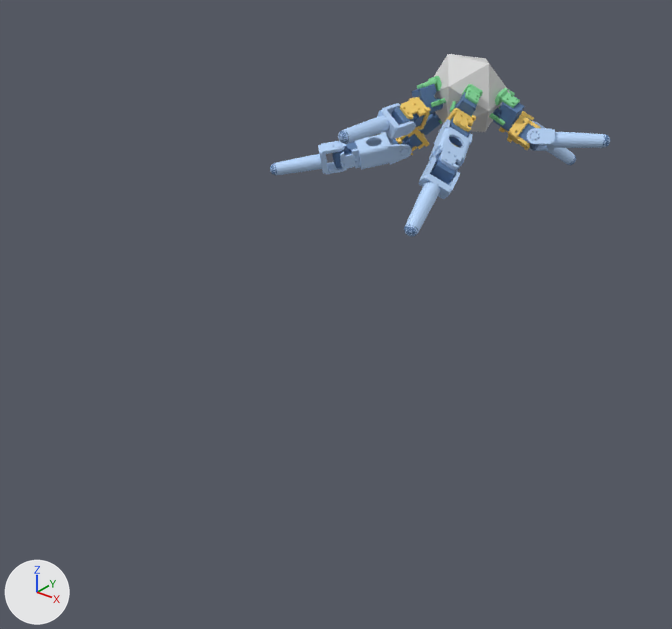
One commit to the glTF model models/mixed_fab.glb: the scene before it, then after it.
Before and after are seen from a camera (50 mm lens) standing at (-2.89, -3.889, 0.553) and looking at (-3.639, -2.953, -0.027). Lighting does not change. The marker at lower left points along +X, +Y and +Z. The picture after the commit comes second. Both versions are drawn at frame 441 of the action 'rough30'; the numbers are the values there.

Objects in the first picture: 'geom_0', 'geom_link_vis_0_1', 'geom_link_vis_0_2', 'geom_link_vis_15_1', 'geom_link_vis_4_1', 'geom_link_vis_7_1', 'geom_link_vis_7_2' and 23 more.
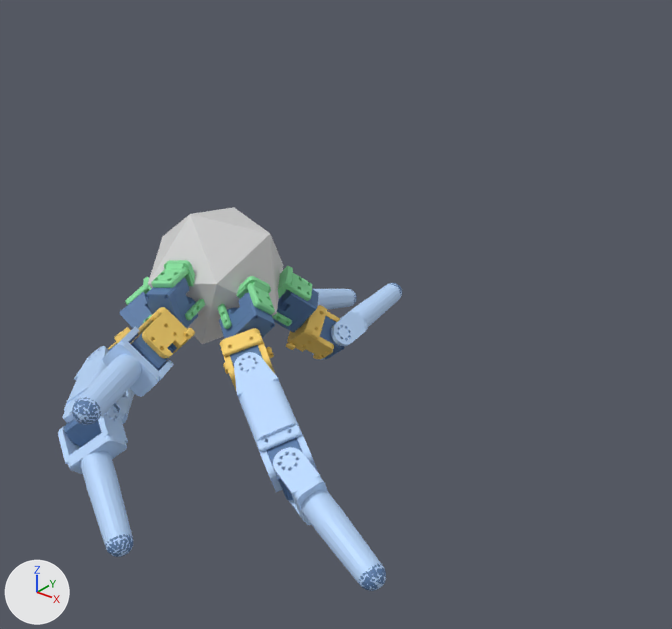
Not drawn themselves, but carrying or shaping drawn objects: ob_body, ob_leg_0, ob_seg_0_1, ob_seg_0_2, ob_leg_4, ob_seg_4_1, ob_leg_7, ob_seg_7_1, ob_seg_7_2, ob_leg_10, ob_seg_10_1, ob_leg_15, ob_seg_15_1.

Pixel boxes [x1, y1, x2, y2] of what changed, in the pictures (672 x 629 px):
'geom_0', moved, turned: before [434, 54, 510, 132]; after [148, 207, 283, 344]
'geom_link_vis_0_2', moved, turned: before [405, 156, 460, 236]; after [273, 447, 386, 591]
'geom_link_vis_7_2', moved, turned: before [270, 141, 347, 175]; after [58, 405, 133, 557]
'geom_link_vis_0_1', moved, turned: before [429, 119, 473, 171]; after [234, 352, 318, 492]
'geom_link_vis_4_1', moved, turned: before [338, 103, 416, 143]; after [73, 326, 174, 425]
'geom_link_vis_15_1', moved, turned: before [527, 128, 610, 151]; after [311, 283, 402, 360]
'geom_link_vis_7_1', moved, turned: before [340, 132, 412, 170]; after [62, 346, 135, 424]
'geom_link_vis_4_0', moved, turned: before [400, 97, 431, 130]; after [130, 307, 195, 359]
'geom_link_vis_15_0', moved, turned: before [507, 115, 541, 150]; after [286, 305, 340, 359]
'geom_motor_vis_4_0', moved, turned: before [411, 84, 442, 113]; after [145, 278, 198, 328]
'geom_motor_vis_15_0', moved, turned: before [493, 102, 524, 131]; after [273, 289, 319, 333]
'geom_link_vis_0_0', moved, turned: before [445, 108, 476, 146]; after [220, 328, 275, 392]
'geom_motor_vis_0_0', moved, turned: before [455, 92, 477, 116]; after [219, 292, 275, 339]
'geom_rootmount_4', moved, turned: before [417, 76, 446, 107]; after [151, 260, 205, 320]
'geom_rootmount_0', moved, turned: before [450, 84, 483, 117]; after [218, 276, 275, 329]
'geom_rootmount_15', moved, turned: before [490, 88, 520, 125]; after [272, 266, 312, 326]
'geom_link_vis_10_1', moved, turned: before [532, 121, 576, 165]; after [313, 289, 356, 309]
'geom_motor_vis_7_2', moved, turned: before [332, 141, 357, 169]; after [64, 404, 120, 448]
'geom_motor_vis_7_0', moved, turned: before [419, 112, 440, 135]; after [119, 292, 151, 328]
'geom_motor_vis_4_1', moved, turned: before [392, 107, 424, 127]; after [129, 332, 177, 371]
'geom_motor_vis_0_2', moved, turned: before [430, 153, 458, 184]; after [267, 438, 303, 500]
'geom_motor_vis_15_1', moved, turned: before [516, 122, 539, 151]; after [320, 316, 345, 359]
'geom_foot_vis_4', moved, turned: before [338, 131, 349, 144]; after [72, 397, 101, 425]
'geom_foot_vis_0', moved, turned: before [404, 224, 419, 237]; after [359, 563, 386, 591]
'geom_motor_vis_0_1', moved, turned: before [449, 116, 470, 147]; after [230, 345, 263, 366]
'geom_link_vis_7_0', moved, turned: before [396, 129, 429, 155]; after [108, 327, 131, 350]
'geom_foot_vis_7', moved, turned: before [270, 163, 277, 175]; after [105, 534, 133, 557]
'geom_rootmount_7', moved, turned (mostly hidden): before [429, 113, 443, 124]; after [125, 277, 152, 322]
'geom_motor_vis_7_1', moved, turned (not visible afterwards): before [391, 134, 422, 149]
'geom_foot_vis_15', moved, turned: before [602, 134, 610, 148]; after [390, 283, 402, 296]
'geom_link_vis_10_0', moved, turned (not visible afterwards): before [499, 111, 534, 132]
'geom_foot_vis_10', moved, turned: before [567, 155, 576, 165]; after [350, 289, 357, 305]
'geom_joint_vis_4_0', moved, turned (not visible before): after [187, 296, 196, 304]
'geom_joint_vis_15_0', moved, turned (not visible afterwards): before [493, 108, 500, 115]
'geom_joint_vis_0_0', moved, turned (not visible before): after [227, 308, 238, 312]
'geom_joint_vis_7_0', moved, turned (not visible afterwards): before [434, 112, 441, 120]
'geom_rootmount_10', moved, turned (not visible afterwards): before [508, 89, 515, 96]

Edits to the bpy script that builds the scene:
```text
Change ob_body:
    ob_body.location: (-3.781, -0.17, -2.39) -> (-3.563, -0.156, -3.249)
    ob_body.rotation_euler: (2.916, -0.861, -0.707) -> (0.897, -1.936, 1.614)  # degrees (167, -49, -41) -> degrees (51, -111, 92)
Change ob_leg_0:
    ob_leg_0.location: (-3.756, -0.155, -2.446) -> (-3.512, -0.135, -3.282)
    ob_leg_0.rotation_euler: (1.601, 0.476, -2.539) -> (2.552, 0.424, -1.452)  # degrees (92, 27, -145) -> degrees (146, 24, -83)
Change ob_seg_0_1:
    ob_seg_0_1.location: (-3.72, -0.134, -2.525) -> (-3.441, -0.106, -3.327)
    ob_seg_0_1.rotation_euler: (1.544, 0.476, -2.539) -> (2.602, 0.425, -1.451)  # degrees (88, 27, -145) -> degrees (149, 24, -83)
Change ob_seg_0_2:
    ob_seg_0_2.location: (-3.677, -0.1, -2.632) -> (-3.342, -0.0684, -3.383)
    ob_seg_0_2.rotation_euler: (1.137, 0.477, -2.539) -> (2.822, 0.425, -1.45)  # degrees (65, 27, -145) -> degrees (162, 24, -83)
Change ob_leg_4:
    ob_leg_4.location: (-3.801, -0.159, -2.449) -> (-3.546, -0.147, -3.31)
    ob_leg_4.rotation_euler: (1.257, -0.184, -2.564) -> (1.677, 0.293, -2.323)  # degrees (72, -11, -147) -> degrees (96, 17, -133)
Change ob_seg_4_1:
    ob_seg_4_1.location: (-3.829, -0.145, -2.533) -> (-3.522, -0.135, -3.395)
    ob_seg_4_1.rotation_euler: (1.29, -0.184, -2.564) -> (1.971, 0.293, -2.323)  # degrees (74, -11, -147) -> degrees (113, 17, -133)
Change ob_leg_7:
    ob_leg_7.location: (-3.819, -0.13, -2.421) -> (-3.582, -0.122, -3.3)
    ob_leg_7.rotation_euler: (0.648, -0.649, -2.799) -> (1.02, 0.374, -2.087)  # degrees (37, -37, -160) -> degrees (58, 21, -120)
Change ob_seg_7_1:
    ob_seg_7_1.location: (-3.874, -0.0742, -2.463) -> (-3.609, -0.0749, -3.37)
    ob_seg_7_1.rotation_euler: (1.175, -0.648, -2.8) -> (2.207, 0.374, -2.087)  # degrees (67, -37, -160) -> degrees (126, 21, -120)
Change ob_seg_7_2:
    ob_seg_7_2.location: (-3.952, -0.053, -2.552) -> (-3.53, -0.0794, -3.46)
    ob_seg_7_2.rotation_euler: (2.35, -0.314, 1.664) -> (0.501, 0.586, 2.363)  # degrees (135, -18, 95) -> degrees (29, 34, 135)
Change ob_leg_10:
    ob_leg_10.location: (-3.75, -0.138, -2.344) -> (-3.571, -0.121, -3.197)
    ob_leg_10.rotation_euler: (-2.196, 0.476, -0.209) -> (-2.138, 0.182, 0.483)  # degrees (-126, 27, -12) -> degrees (-122, 10, 28)
Change ob_seg_10_1:
    ob_seg_10_1.location: (-3.707, -0.0942, -2.28) -> (-3.581, -0.0722, -3.123)
    ob_seg_10_1.rotation_euler: (-2.284, 0.475, -0.209) -> (-1.809, 0.184, 0.482)  # degrees (-131, 27, -12) -> degrees (-104, 11, 28)
Change ob_leg_15:
    ob_leg_15.location: (-3.724, -0.142, -2.381) -> (-3.528, -0.119, -3.212)
    ob_leg_15.rotation_euler: (0.223, 2.229, 2.207) -> (-2.504, 0.0626, -0.721)  # degrees (13, 128, 126) -> degrees (-143, 3.6, -41)
Change ob_seg_15_1:
    ob_seg_15_1.location: (-3.645, -0.103, -2.369) -> (-3.478, -0.0674, -3.159)
    ob_seg_15_1.rotation_euler: (-2.353, 0.913, -0.935) -> (-1.455, 0.0622, -0.721)  # degrees (-135, 52, -54) -> degrees (-83, 3.6, -41)
```
